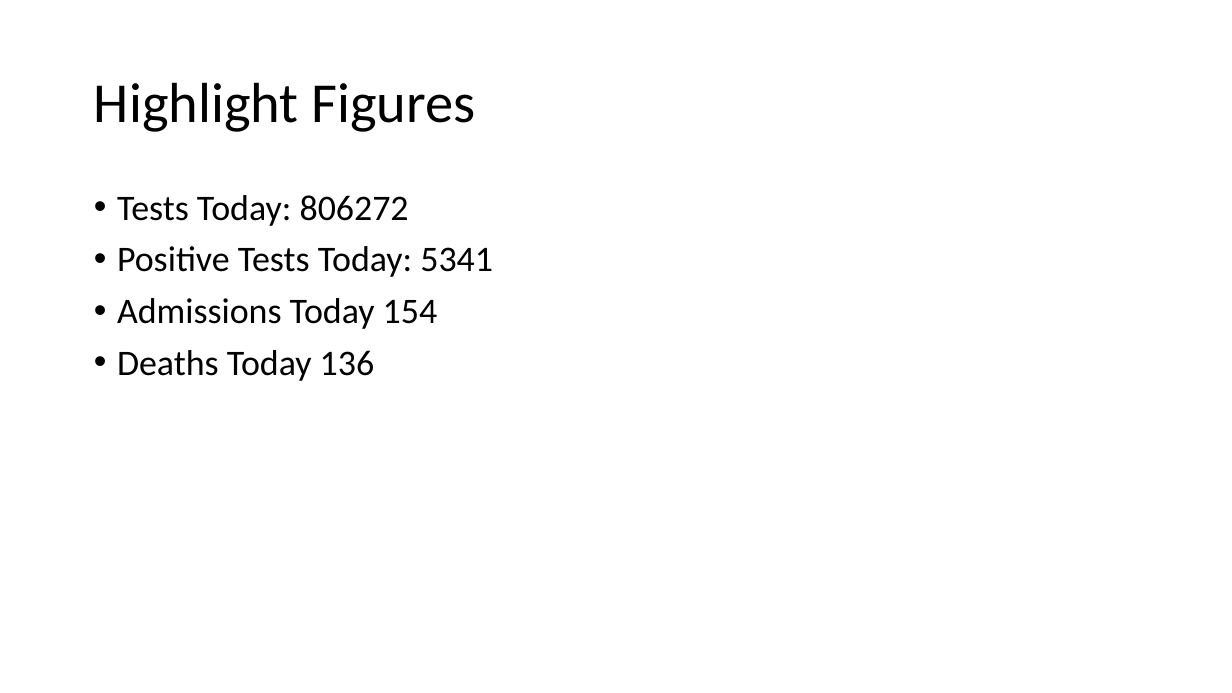
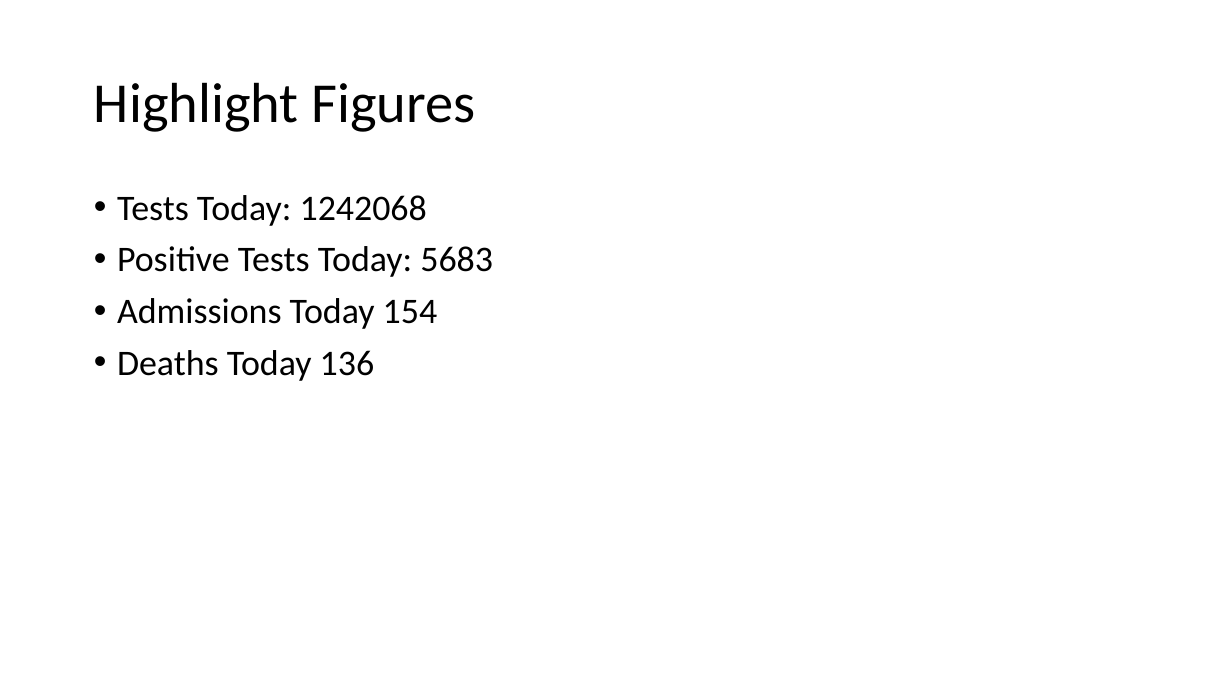
Before and after one commit to evolvedlight/uk_covid_slides, a slide deck: slide 2 of CovidData.pptx. Drawn at 1232x693 pixels with LibreOffice and Linux fonts; fonts in the diff are those of the drawing. Boxes give left, top, right and bottom in pixels: in the first picture for what was removed or moved away, otherwise in the second. Text is boxed around its words. In the diff, an @@ line names an element or a change of style, - is before the commit and + after.

Commit message:
Add updated figures

```diff
--- a/CovidData.pptx
+++ b/CovidData.pptx
@@ text at box(117, 195, 493, 277): text changed @@
-• Tests Today: 806272
-• Positive Tests Today: 5341
+• Tests Today: 1242068
+• Positive Tests Today: 5683
```
